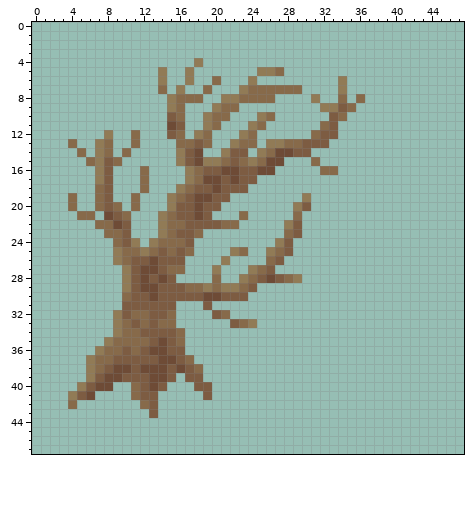
One commit to this pixel-art sprite: zeldalike/levels/level_objects/swamp_tree/swamp_tree.png. The picture above is the old version.
The file is 48x48 pixels. The old version is drawn lined up with the new one.
The same view after the edit:
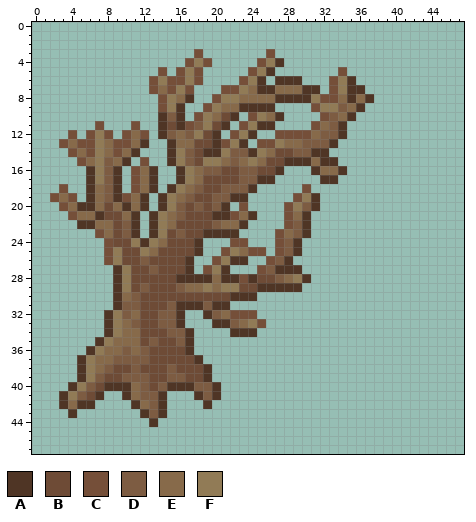
Palette (. is transparent): A #4f3525  B #6e4b36  C #754f39  D #7d5c42  E #876a4a  F #917b56
The edit:
whole drawing moved by +0,+1 (the old picture is shown already moved)
@@ x 0..47 @@
  2 ................................................
- 3 ................................................
- 4 ..................F.............................
- 5 ..............F..F.......FFE....................
- 6 ..............F..F..E...F.........F.............
- 7 ..............E.F..E...FEEEEEE....F.............
- 8 ...............FEEE..FFEEEE....F..E.E...........
- 9 ...............FE...FEE.........FFDE............
-10 ...............DE..FEE...FE......DE.............
-11 ...............BD..FE...FE......ED..............
-12 ........F..E...DE.FE...FE......EDD..............
-13 ....E..FE..E....EEDE..FEE.FFEEDDD...............
-14 .....E.FE.E.....FDB..FDD.FEBBDD.................
-15 ......EFDE......FDBFFEDEFEBB...E................
-16 .......FD...E....FEDDBBDDBB.....EE..............
-17 .......FD...E....FEBBDBDD.......................
-18 .......ED...E...FEDDBDDD........................
-19 ....E..ED..E...FEDBBDD........F.................
-20 ....E..EDE.E...FDDBDD........FD.................
-21 .....EE.BDE...FEDDBD...E.....E..................
-22 .......EEBD...FEEDDDDEE.....FD..................
-23 ........EED...FEDDE.........ED..................
-24 .........EDF.FEEED.........FD...................
-25 .........FEEFEDEDE....FE..FED...................
-26 .........FEDDBDDD....F....ED....................
-27 ..........FDBBDEE...F...FED.....................
-28 ..........FDBDBD....E..FEDBDEF..................
-29 ..........FDBBDDDEEFEFFED.......................
-30 ..........EDDBDDDDDBBDDD........................
-31 ..........DDDDDD...D............................
-32 .........FDEEDDE....DE..........................
-33 .........FEDEDEE......DEF.......................
-34 .........FEEDDDDE...............................
-35 ........FEEEEDBDE...............................
-36 .......FEEDEDBBDD...............................
-37 ......FEEDDDDDBBDE..............................
-38 ......FEDBBDBBBDBDE.............................
-39 ......FDBBDDDBBD.DD.............................
-40 .....FDBB..EDBD...DD............................
-41 ....FDB....EDD.....D............................
-42 ....E.......ED..................................
-43 .............D..................................
-44 ................................................
+ 3 ..................C.......C.....................
+ 4 .................CFC.....CFA....................
+ 5 ..............C.CFC.....CFA.......C.............
+ 6 .............CFCCFC....CFA.AAA...CFA............
+ 7 .............CECFC...CCFEAAEEEAA.CFAA...........
+ 8 ..............CFEA..CFFEEEEAAAAFCCEAEA..........
+ 9 ..............CFA..CFEEAAAA....CFFDEA...........
+10 ..............ADA.CFEBA.CFEA....CDEA............
+11 .......C...C..ABACDFBA.CFAA....CEDA.............
+12 ....C.CFC.CEC.ADEDFBA.CFA..CCCCEDDA.............
+13 ...CECCFECCEA..AEEBBACFA.CCFEEDDDA..............
+14 ....CECFECEA...AFDBAAFDDAFEBBDDAA...............
+15 .....CEFDEA.C..AFDBFFEDEFEBBAAAEAA..............
+16 ......AFDA.CEA..AFEDDBBDDBBA...AEEA.............
+17 ......AFDA.CEA..AFEBBBBDDAA.....AA..............
+18 ...C..AEDA.CEA.AFEDBBDDDA.....C.................
+19 ..CEC.AEDACEA.AFEDBBDDAA.....CFA................
+20 ...CEAAEBEAEA.AFDBDBDA.C....CFDA................
+21 ....CEEABBEA.AFEDBBBAACEA...CEA.................
+22 .....AAEEBDA.AFEBBBBDEEA....CDA.................
+23 .......CEBDA.AFBDBBAAAA....CEDA.................
+24 ........CBBFAFEBBBA...CC...CDA..................
+25 ........CFBBFEBBBBA..CFECC.CDA..................
+26 ........CFBBDBBBBA..CFAA..CDA...................
+27 .........AFBBDBBBA.CFA...CDAAA..................
+28 .........AFBBBBBAAAAEAACABBDEFA.................
+29 .........AFBDBBBDEEFEFFBBAAAAA..................
+30 .........AEDBBBBBBBBBBAAA.......................
+31 .........ADDBBBDAAADAA..........................
+32 ........AFDEBBDDA..ADECCC.......................
+33 ........AFEDBBDDA...AADEFC......................
+34 ........AFEEBBBDDA....AAA.......................
+35 .......AFEEEBDBBDA..............................
+36 ......AFEEDEDBBBBA..............................
+37 .....AFEEDDDDBBBBBA.............................
+38 .....AFEDBBDBBBDBBBA............................
+39 .....AFDBBDDDBBDDBBA............................
+40 ....AFDBAAAEDBDAAADDA...........................
+41 ...AFDBA..AEDDA...ADA...........................
+42 ...AEAA....AEDA....A............................
+43 ....A.......ADA.................................
+44 .............A..................................
 45 ................................................
Where, in picture pixels (left, top, right, bottom), the same in both pictures:
changed: (50, 49, 374, 427)
